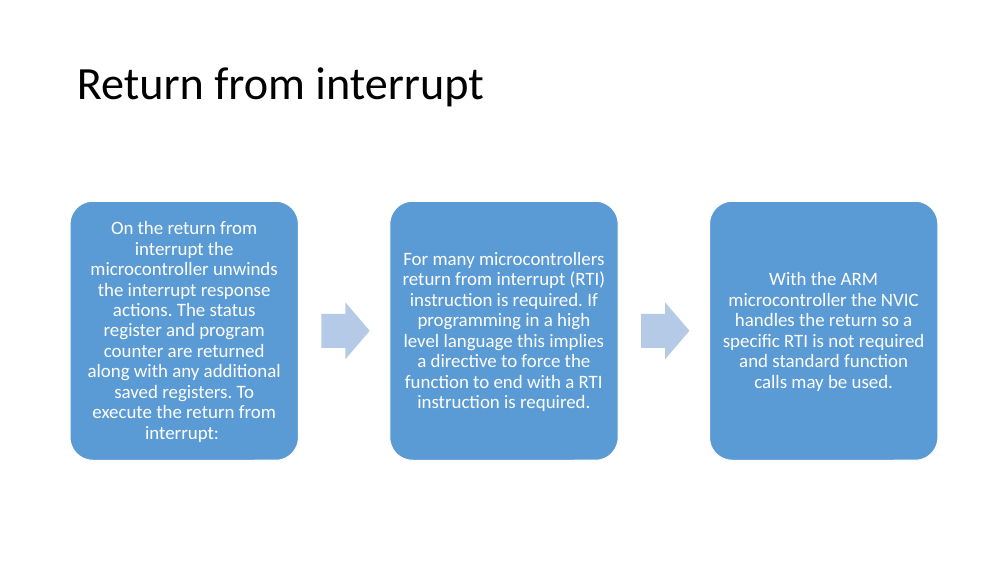
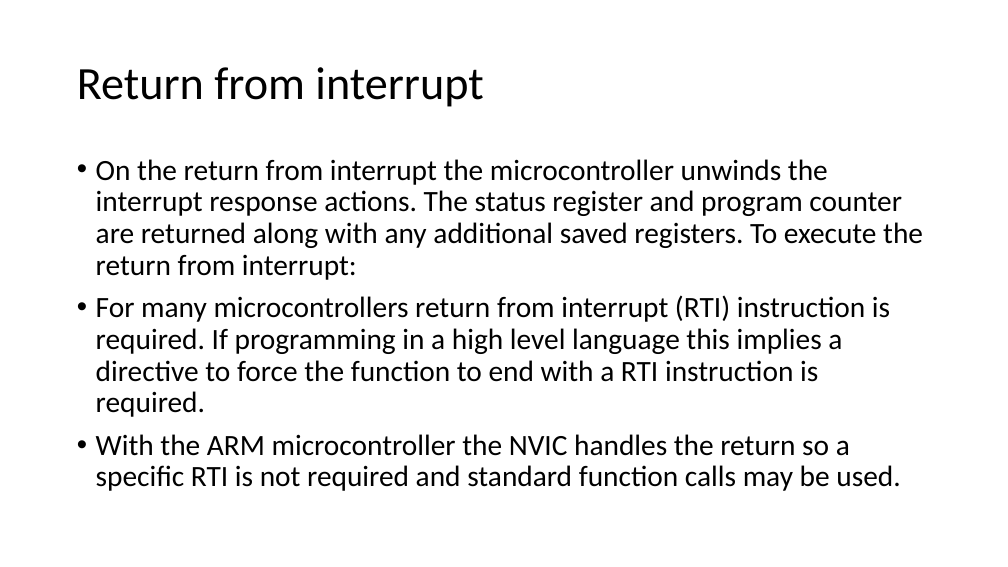
Before and after one commit to Mohamedsaied8/EmbeddedCppDiploma, a slide deck: slide 7 of interfacing/Slides/Interrupts.pptx. Drawn at 1008x567 pixels with LibreOffice and Linux fonts; fonts in the diff are those of the drawing. Boxes give left, top, right and bottom in pixels: in the first picture for what was removed or moved away, otherwise in the second. Text is boxed around its words. In the diff, an @@ line names an element or a change of style, - is before the commit and + after.

```diff
--- a/interfacing/Slides/Interrupts.pptx
+++ b/interfacing/Slides/Interrupts.pptx
@@ text added at (96, 159, 923, 491), 28 pt, text #000000 @@
+• On the return from interrupt the microcontroller unwinds the interrupt response actions. The status register and program counter are returned along with any additional saved registers. To execute the return from interrupt:
+• For many microcontrollers return from interrupt (RTI) instruction is required. If programming in a high level language this implies a directive to force the function to end with a RTI instruction is required.
+• With the ARM microcontroller the NVIC handles the return so a specific RTI is not required and standard function calls may be used.
@@ group removed at (70, 201, 938, 461): 3 rounded rectangles, 3 texts, 2 right arrows @@
-On the return from interrupt the microcontroller unwinds the interrupt response actions. The status register and program counter are returned along with any additional saved registers. To execute the return from interrupt:
-For many microcontrollers return from interrupt (RTI) instruction is required. If programming in a high level language this implies a directive to force the function to end with a RTI instruction is required.
-With the ARM microcontroller the NVIC handles the return so a specific RTI is not required and standard function calls may be used.
```
Also in this commit, not shown: 17 other slides changed, 47 other files.
